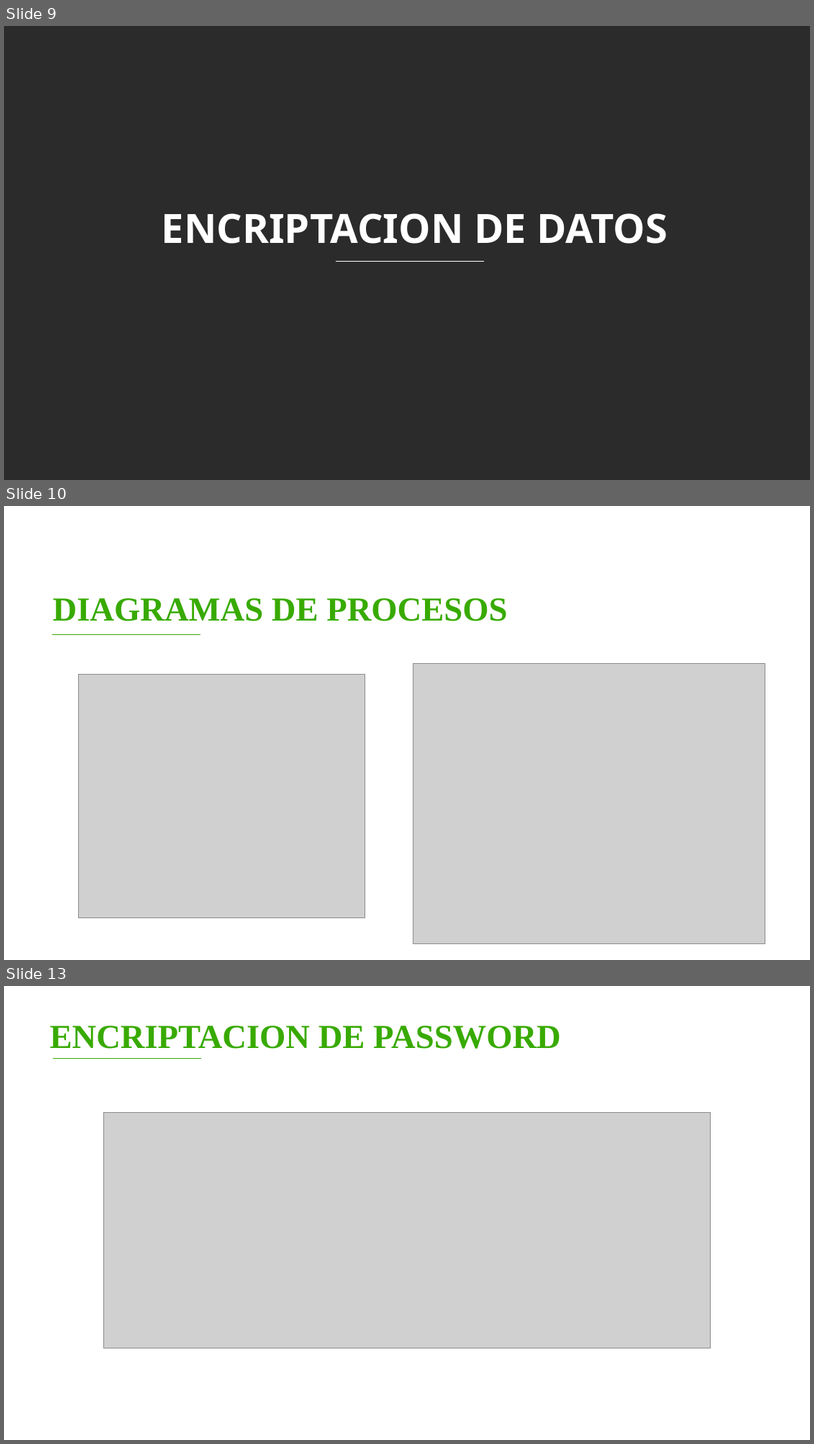
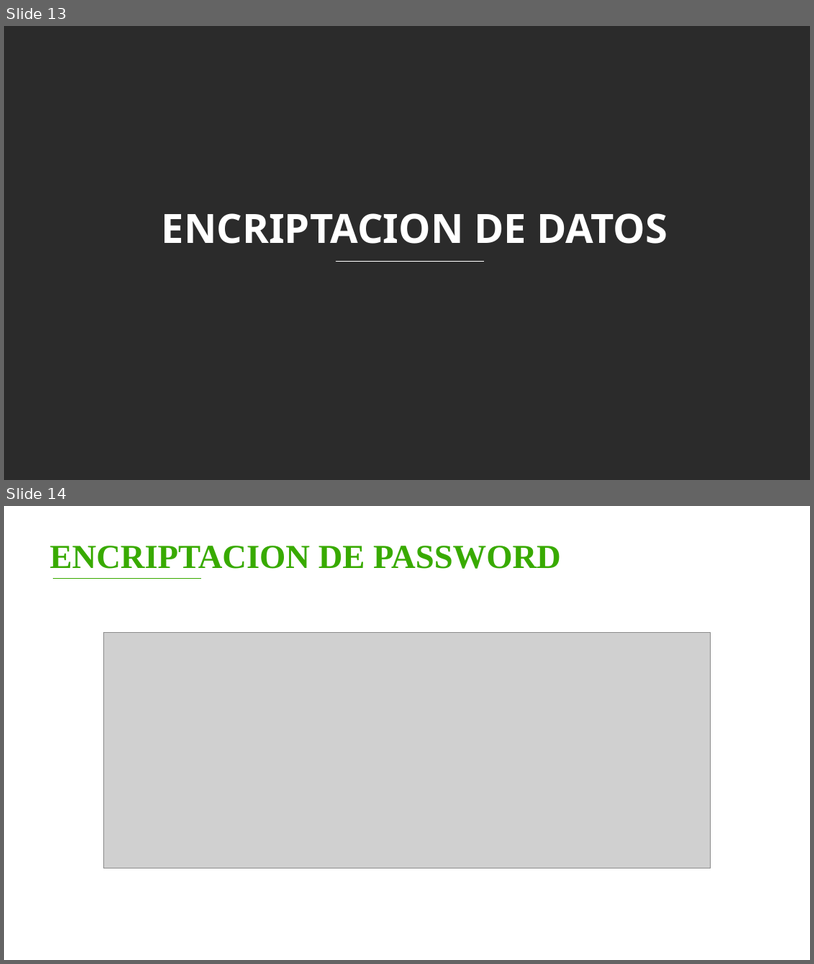
Before and after one commit to FidelSmoke/Practicas, a slide deck: DOCUMENTACION DE MASTER BARBER/ENTREGABLES 3/Entregables Proyecto B.pptx. Shown one above the other, each under a label of ours: slides 9, 10 and 13 before the commit, slides 13 and 14 after it; the slides between them are not shown. The pictures are 814x1444 and 814x964 pixels, drawn with LibreOffice and Linux fonts; fonts in the diff are those of the drawing; grey boxes stand for pictures; background and template pictures are left out; a plain dark background stands for a picture behind light text. Boxes give left, top, right and bottom in pixels: in the first picture for what was removed or moved away, otherwise in the second. Text is boxed around its words. In the diff, an @@ line names an element or a change of style, - is before the commit and + after.

```diff
--- a/DOCUMENTACION DE MASTER BARBER/ENTREGABLES 3/Entregables Proyecto B.pptx
+++ b/DOCUMENTACION DE MASTER BARBER/ENTREGABLES 3/Entregables Proyecto B.pptx
@@ slide 10 removed at <box>4,506,810,960</box>, background picture (left out) @@
@@ text removed at <box>53,598,507,621</box> @@
-DIAGRAMAS DE PROCESOS
@@ line removed from (52, 635) to (201, 635) @@
@@ picture removed at <box>78,674,365,917</box> @@
@@ picture removed at <box>413,664,766,944</box> @@
@@ what was slide 9 is now slide 13 @@
@@ what was slide 13 is now slide 14 @@
```
Also in this commit, not shown: 1 slide changed, 4 slides added, 20 other slides removed, 1 other file.
